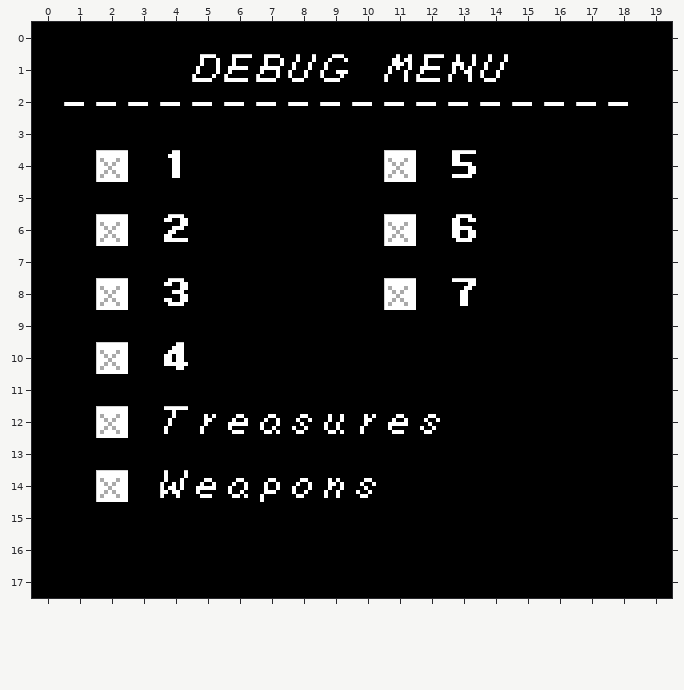
One commit to this Tiled map: assets/tilemaps/debug.tmx. Above is the file before it was changed.
Cells are 8x8 px. Shown: x 0..19, y 0..17.
The result:
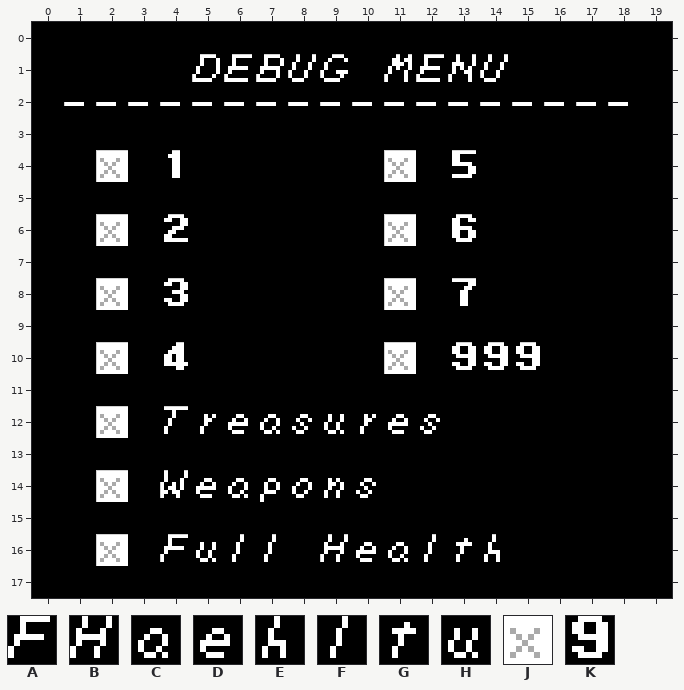
Key: from "font": A 5, B 7, C 26, D 30, E 33, F 37, G 45, H 46, J 56, K 121.
_ is an empty cell.
Log entry: Add restore health + max rupees to debug menu
Change:
Layer "Tile Layer 1":
y 10: x 11 _ -> J; x 13..15 ___ -> KKK
y 16: x 2 _ -> J; x 4..7 ____ -> AHFF; x 9..14 ______ -> BDCFGE
Where, in picture pixels (left, top, right, bottom), the same in both pictures:
added: (384, 342, 416, 374)
added: (452, 342, 540, 370)
added: (96, 534, 128, 566)
added: (160, 534, 276, 562)
added: (320, 534, 500, 562)
